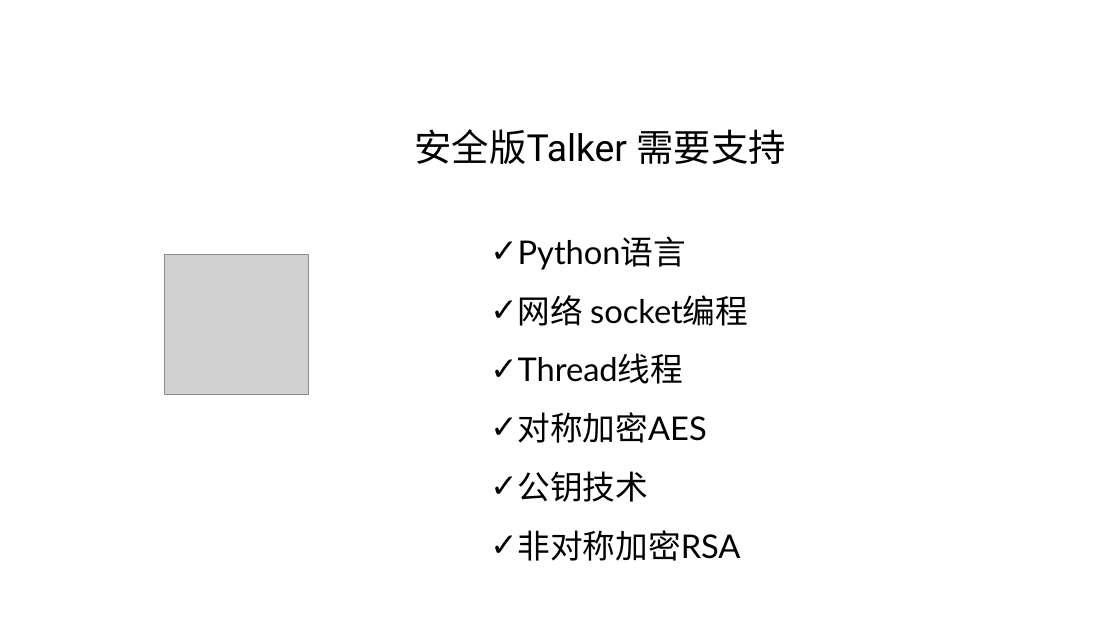
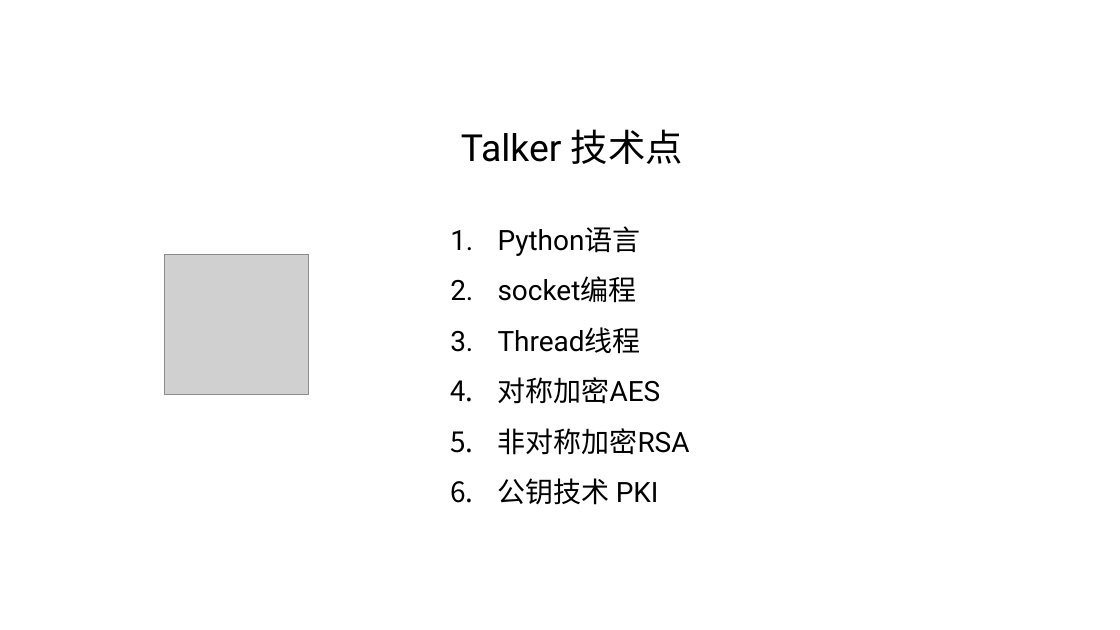
Before and after one commit to IsablleD/SummerRain, a slide deck: slide 3 of PrettyTalker/Alice-and-Bob-Story.pptx (slide 4 before the commit). Drawn at 1120x630 pixels with LibreOffice and Linux fonts; fonts in the diff are those of the drawing; grey boxes stand for pictures. Boxes give left, top, right and bottom in pixels: in the first picture for what was removed or moved away, otherwise in the second. Text is boxed around its words. In the diff, an @@ line names an element or a change of style, - is before the commit and + after.

```diff
--- a/PrettyTalker/Alice-and-Bob-Story.pptx
+++ b/PrettyTalker/Alice-and-Bob-Story.pptx
@@ text at [461,129,683,164]: text changed @@
-安全版Talker 需要支持
+Talker 技术点
@@ text "Python语言": place and size @@
-text "Python语言" at [518,236,748,561]
+text "Python语言" at [498,226,690,505]
@@ text at [498,226,690,455]: size 28 to 24 pt, font Lato to Roboto in "Python语言", "Thread线程", "对称加密AES", "非对称加密RSA"; bullet ✓ to 1. @@
@@ text at [498,276,637,303]: text changed; size 28 to 24 pt; font Lato to Roboto @@
-✓ 网络 socket编程
+2. socket编程
@@ text at [498,478,659,505]: paragraph added @@
+6. 公钥技术 PKI
@@ text at [518,471,649,502]: paragraph removed @@
-✓ 公钥技术
```
Also in this commit, not shown: 4 other slides changed, 1 slide added, 1 slide removed, 8 other files.
